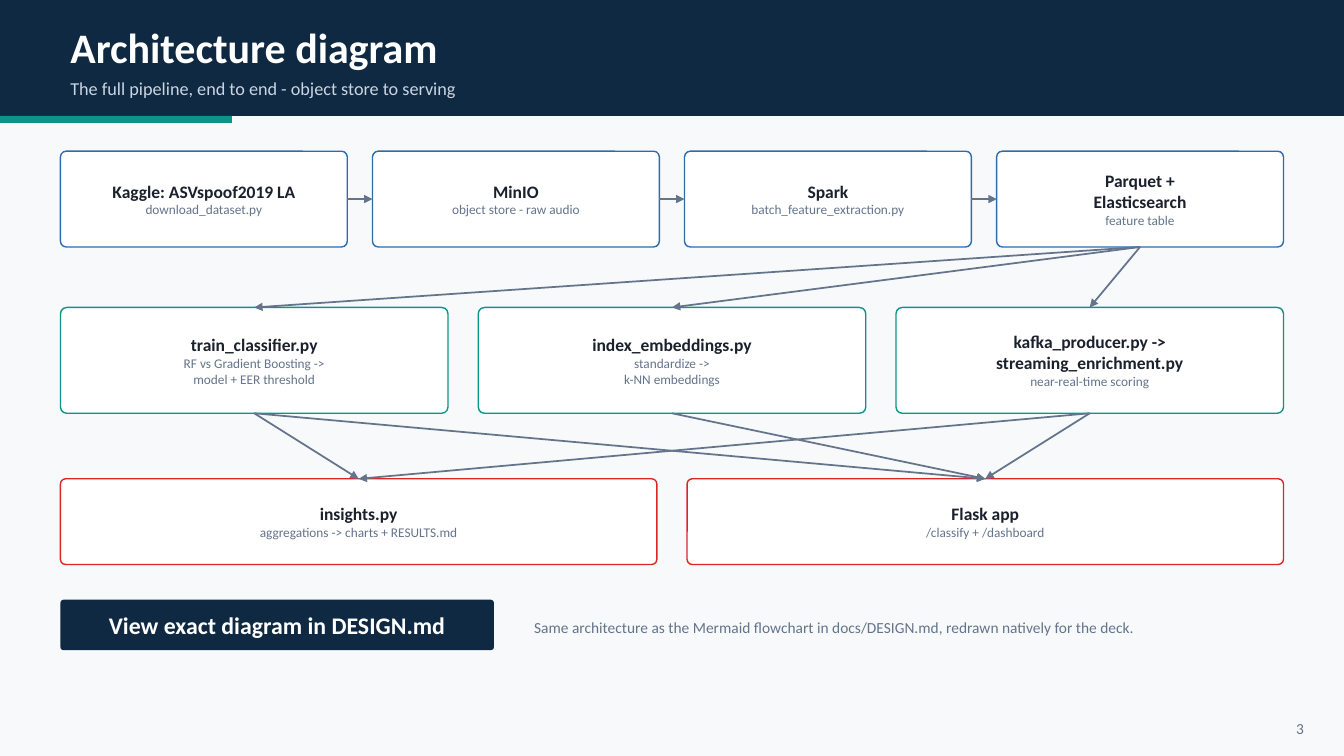
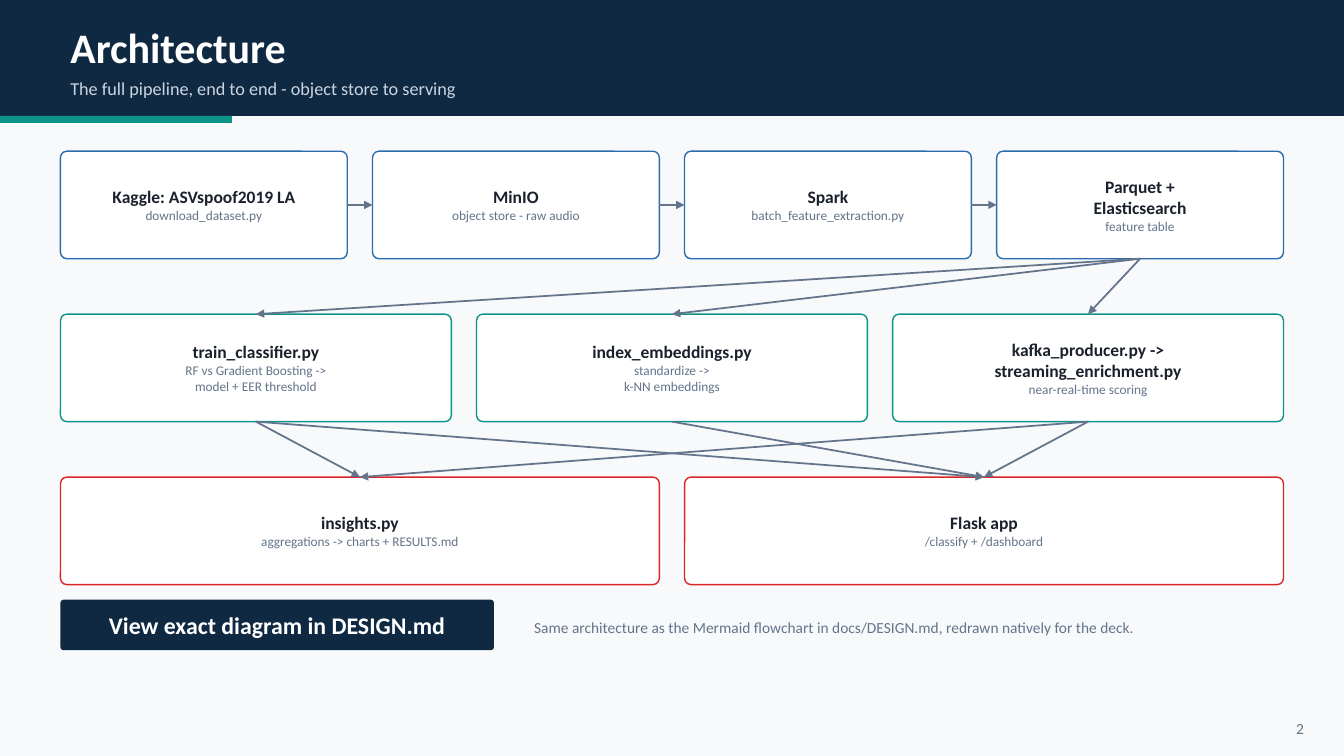
Before and after one commit to HadarBaum/asvspoof-voice-ai, a slide deck: slide 3 of docs/slides/slides.pptx (slide 4 before the commit). Drawn at 1344x756 pixels with LibreOffice and Linux fonts; fonts in the diff are those of the drawing. Boxes give left, top, right and bottom in pixels: in the first picture for what was removed or moved away, otherwise in the second. Text is boxed around its words. In the diff, an @@ line names an element or a change of style, - is before the commit and + after.

```diff
--- a/docs/slides/slides.pptx
+++ b/docs/slides/slides.pptx
@@ text at [70,33,285,64]: text changed @@
-Architecture diagram
+Architecture
@@ rounded rectangle "Kaggle: ASVspoof2019 LA": place and size @@
-rounded rectangle "Kaggle: ASVspoof2019 LA" at [60,151,348,247]
+rounded rectangle "Kaggle: ASVspoof2019 LA" at [60,151,348,259]
@@ rounded rectangle "MinIO": place and size @@
-rounded rectangle "MinIO" at [373,151,660,247]
+rounded rectangle "MinIO" at [373,151,660,259]
@@ rounded rectangle "Spark": place and size @@
-rounded rectangle "Spark" at [685,151,972,247]
+rounded rectangle "Spark" at [685,151,972,259]
@@ rounded rectangle "Parquet +": place and size @@
-rounded rectangle "Parquet +" at [997,151,1285,247]
+rounded rectangle "Parquet +" at [997,151,1285,259]
@@ 3 arrows: place and size @@
-3 arrows at [348,200,997,200]
+3 arrows at [348,205,997,205]
@@ arrow moved from (1140, 247) - (254, 308) to (1140, 259) - (256, 315) @@
@@ arrow moved from (1140, 247) - (673, 308) to (1140, 259) - (673, 315) @@
@@ arrow moved from (1140, 247) - (1090, 308) to (1140, 259) - (1088, 315) @@
@@ rounded rectangle "train_classifier.py": place and size @@
-rounded rectangle "train_classifier.py" at [60,308,448,413]
+rounded rectangle "train_classifier.py" at [60,315,452,422]
@@ rounded rectangle "index_embeddings.py": place and size @@
-rounded rectangle "index_embeddings.py" at [478,308,865,413]
+rounded rectangle "index_embeddings.py" at [477,315,868,422]
@@ rounded rectangle "kafka_producer.py ->": place and size @@
-rounded rectangle "kafka_producer.py ->" at [896,308,1284,413]
+rounded rectangle "kafka_producer.py ->" at [893,315,1285,422]
@@ arrow moved from (254, 413) - (985, 479) to (256, 421) - (984, 477) @@
@@ arrow moved from (254, 413) - (359, 479) to (256, 421) - (360, 477) @@
@@ arrow moved from (1090, 413) - (359, 479) to (1088, 421) - (360, 477) @@
@@ arrow moved from (673, 413) - (985, 479) to (673, 421) - (984, 477) @@
@@ arrow moved from (1090, 413) - (985, 479) to (1088, 421) - (984, 477) @@
@@ rounded rectangle "insights.py": place and size @@
-rounded rectangle "insights.py" at [60,479,657,565]
+rounded rectangle "insights.py" at [60,477,659,585]
@@ rounded rectangle "Flask app": place and size @@
-rounded rectangle "Flask app" at [688,479,1285,565]
+rounded rectangle "Flask app" at [685,477,1284,585]
@@ text at [1296,724,1304,734]: text changed @@
-3
+2
```
Also in this commit, not shown: 15 other slides changed, 1 slide removed, 6 other files.
